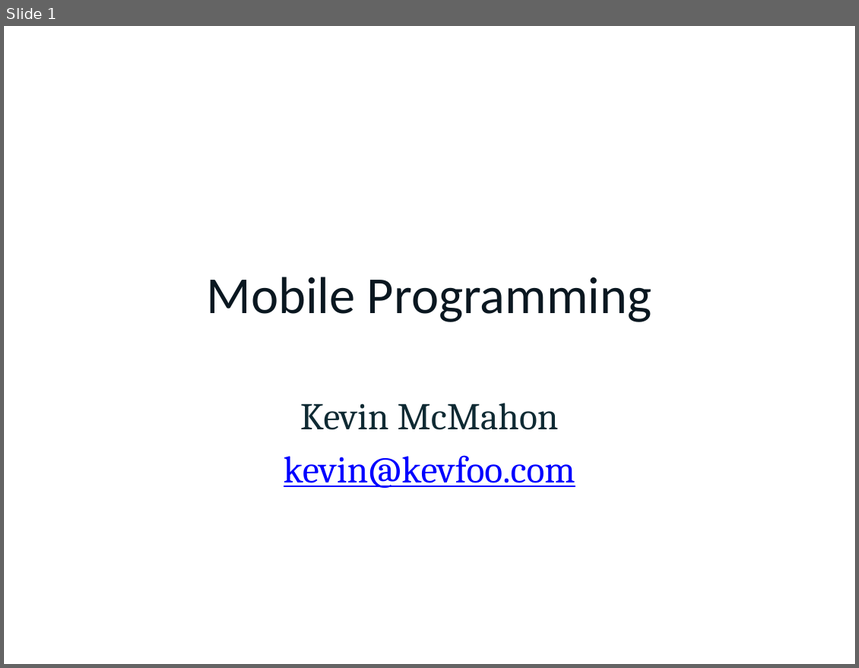
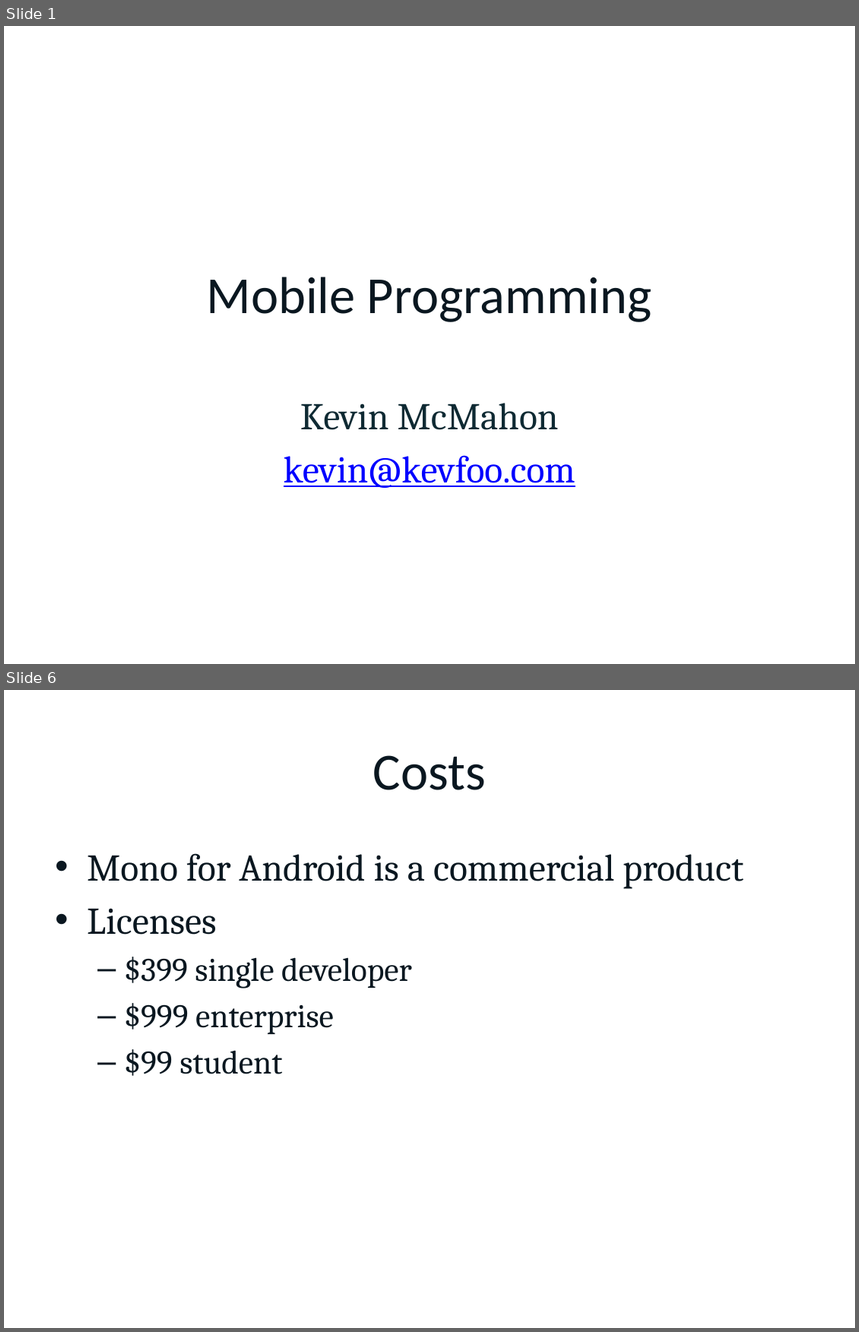
Before and after one commit to kevinmcmahon/MonoDroid101, a slide deck: slides/MonoDroidWCG.pptx. Shown one above the other, each under a label of ours: slide 1 before the commit, slides 1 and 6 after it; the slides between them are not shown. The pictures are 859x668 and 859x1332 pixels, drawn with LibreOffice and Linux fonts; fonts in the diff are those of the drawing; background and template pictures are left out. Boxes give left, top, right and bottom in pixels: in the first picture for what was removed or moved away, otherwise in the second. Text is boxed around its words. In the diff, an @@ line names an element or a change of style, - is before the commit and + after.

```diff
--- a/slides/MonoDroidWCG.pptx
+++ b/slides/MonoDroidWCG.pptx
@@ slide 6 added at (4, 690, 855, 1328), background picture (left out) @@
@@ title added at (373, 755, 486, 790), 44 pt, text #0A1720 @@
+Costs
@@ text added at (87, 853, 743, 1076), 28 pt, text #0A1720 @@
+• Mono for Android is a commercial product
+• Licenses
+  – $399 single developer
+  – $999 enterprise
+  – $99 student
```
Also in this commit, not shown: 10 other slides added, 1 slide removed, 27 other files.
